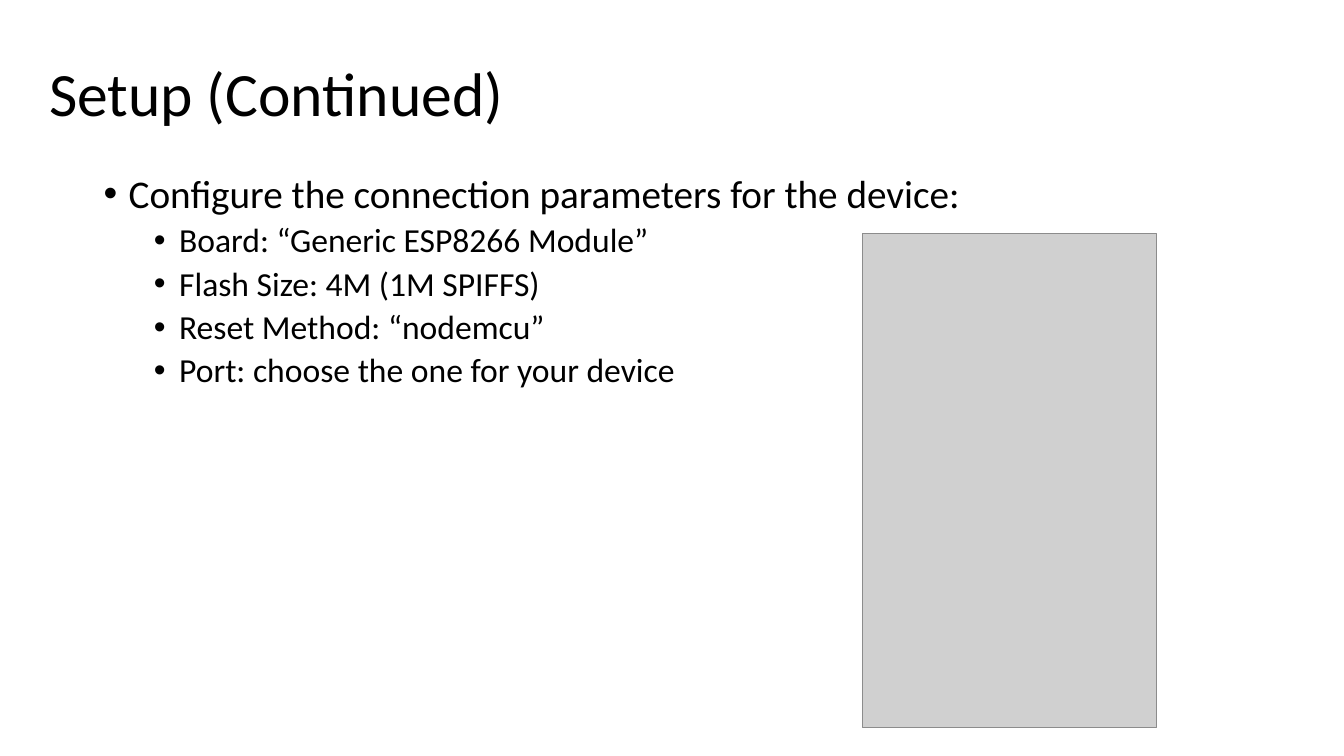
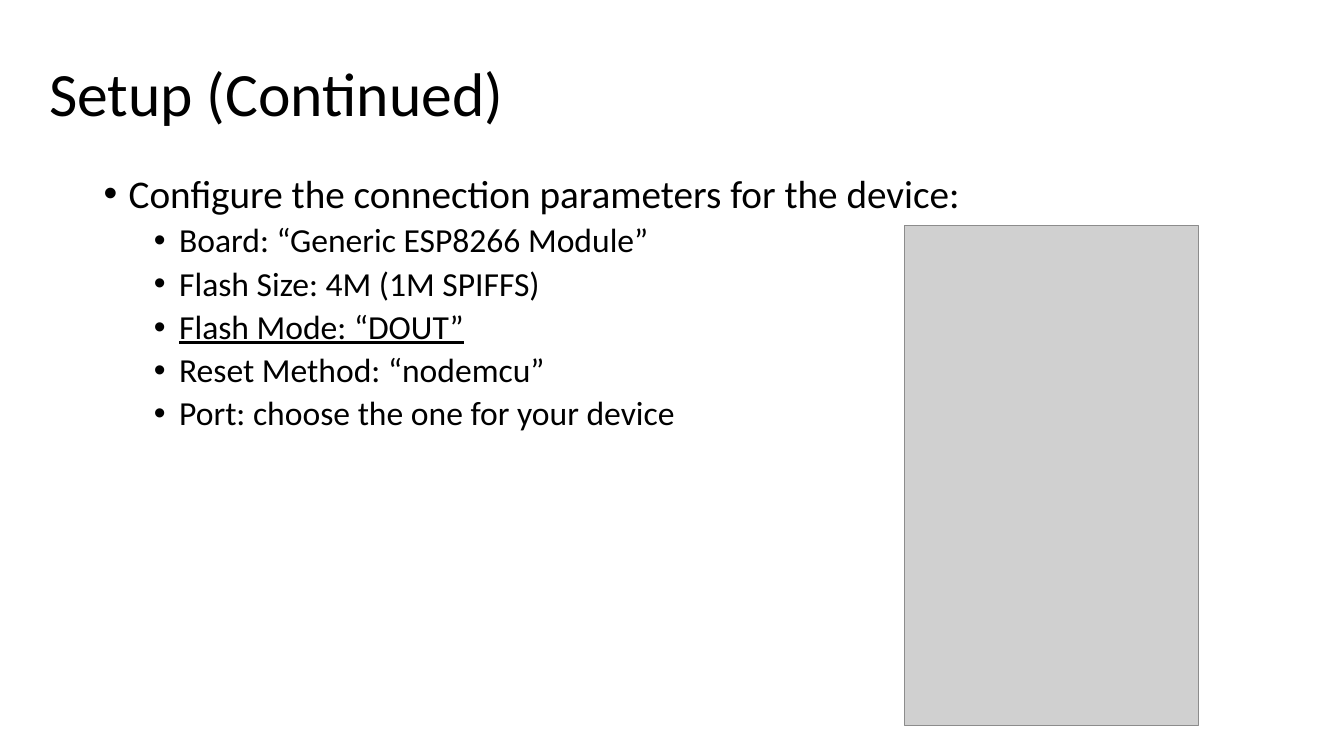
Before and after one commit to rdsuel/esp-class, a slide deck: slide 6 of Presentation.pptx. Drawn at 1344x756 pixels with LibreOffice and Linux fonts; fonts in the diff are those of the drawing; grey boxes stand for pictures. Boxes give left, top, right and bottom in pixels: in the first picture for what was removed or moved away, otherwise in the second. Text is boxed around its words. In the diff, an @@ line names an element or a change of style, - is before the commit and + after.

Commit message:
Important setup update.

```diff
--- a/Presentation.pptx
+++ b/Presentation.pptx
@@ picture resized from (x1=863, y1=234, x2=1157, y2=728) to (x1=904, y1=226, x2=1198, y2=725) @@
@@ text at (x1=179, y1=315, x2=464, y2=344): paragraph added @@
+  • Flash Mode: “DOUT”
```
